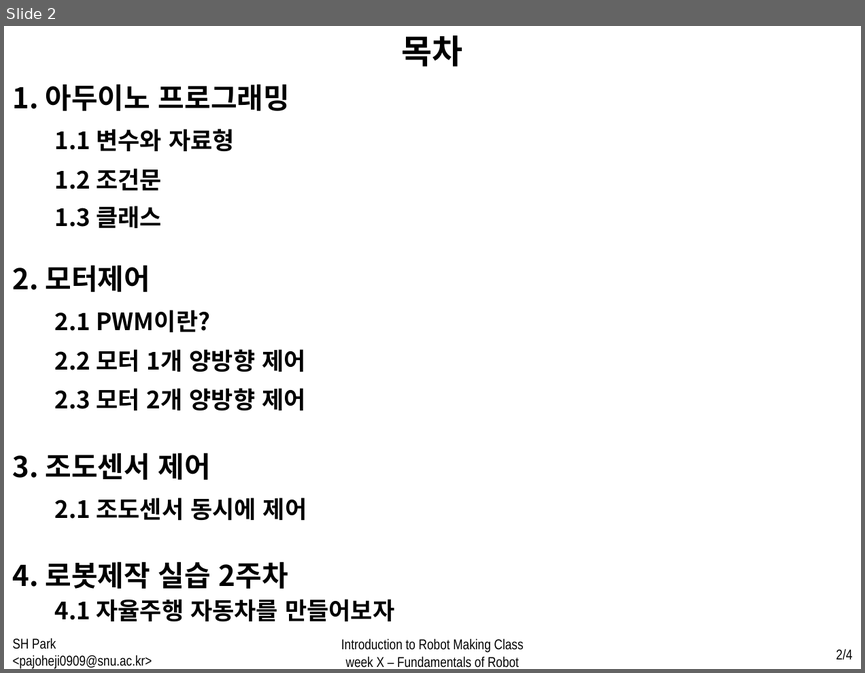
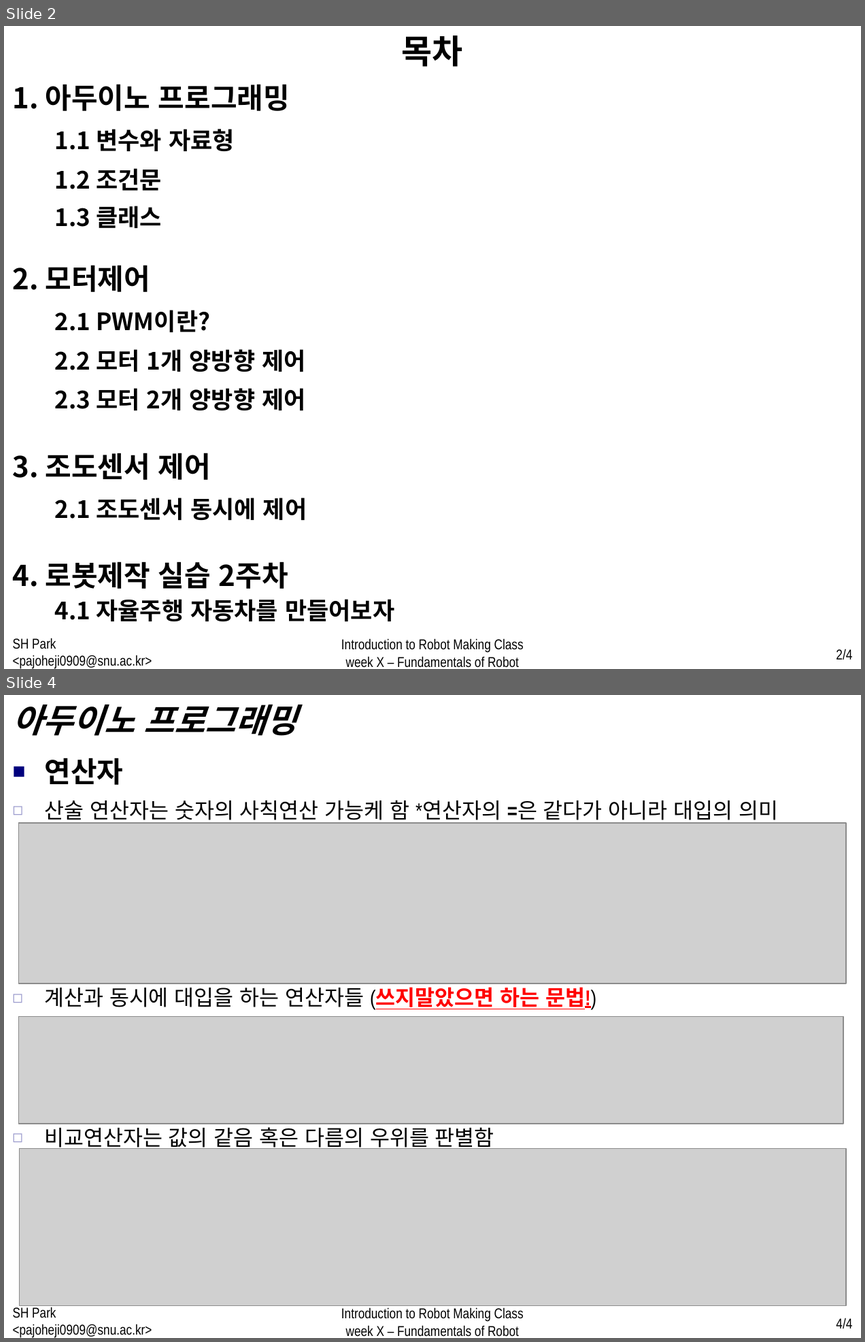
Before and after one commit to WhenTheyCry96/RobotTutorial, a slide deck: PPT/week2.pptx. Shown one above the other, each under a label of ours: slide 2 before the commit, slides 2 and 4 after it; the slides between them are not shown. The pictures are 865x673 and 865x1342 pixels, drawn with LibreOffice and Linux fonts; fonts in the diff are those of the drawing; grey boxes stand for pictures. Boxes give left, top, right and bottom in pixels: in the first picture for what was removed or moved away, otherwise in the second. Text is boxed around its words. In the diff, an @@ line names an element or a change of style, - is before the commit and + after.

Commit message:
robot ppt2 fixing

```diff
--- a/PPT/week2.pptx
+++ b/PPT/week2.pptx
@@ slide 4 added at [4, 695, 861, 1338], background #FFFFFF @@
@@ text added at [12, 705, 297, 736], 28 pt, text #000000, bold, italic @@
+아두이노 프로그래밍
@@ text added at [45, 758, 124, 785], 24 pt, text #000000, bold @@
+■ 연산자
@@ text added at [45, 800, 778, 824], 18 pt, text #000000 @@
+  ◻ 산술 연산자는 숫자의 사칙연산 가능케 함 *연산자의 =은 같다가 아니라 대입의 의미
@@ picture added at [18, 823, 847, 984] @@
@@ text added at [44, 983, 596, 1010], 18 pt, text #000000 @@
+  ◻ 계산과 동시에 대입을 하는 연산자들 (쓰지말았으면 하는 문법!)
@@ picture added at [18, 1016, 843, 1123] @@
@@ text added at [44, 1123, 494, 1151], 18 pt, text #000000 @@
+  ◻ 비교연산자는 값의 같음 혹은 다름의 우위를 판별함
@@ picture added at [20, 1149, 847, 1305] @@
@@ text added at [13, 1306, 152, 1338], 12 pt, text #000000 @@
+SH Park <pajoheji0909@snu.ac.kr>
@@ text added at [341, 1307, 524, 1336], 12 pt, text #000000 @@
+Introduction to Robot Making Class
+week X – Fundamentals of Robot
@@ page number added at [836, 1318, 852, 1329], 12 pt, text #000000 @@
+4/4
```
Also in this commit, not shown: 1 slide changed, 12 other slides added.
